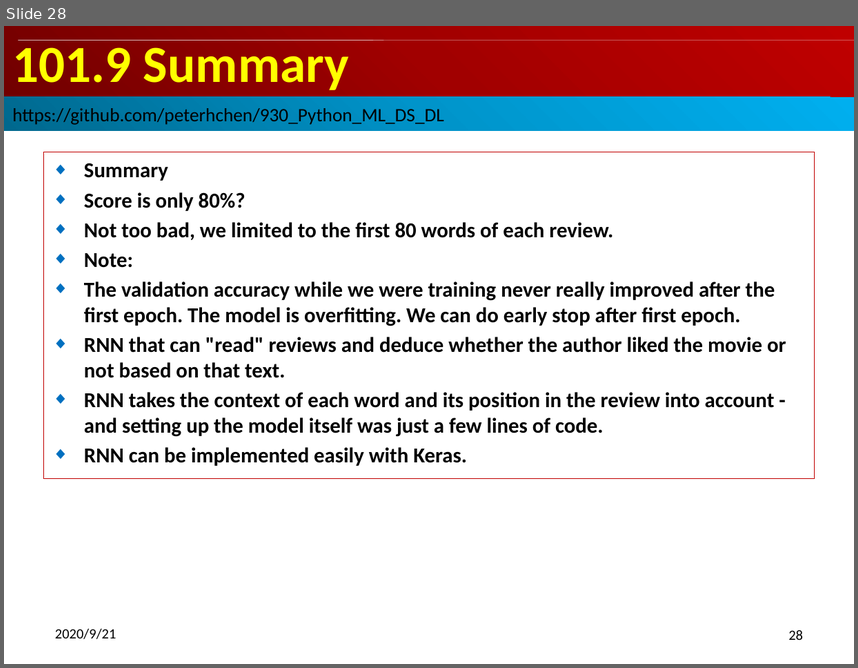
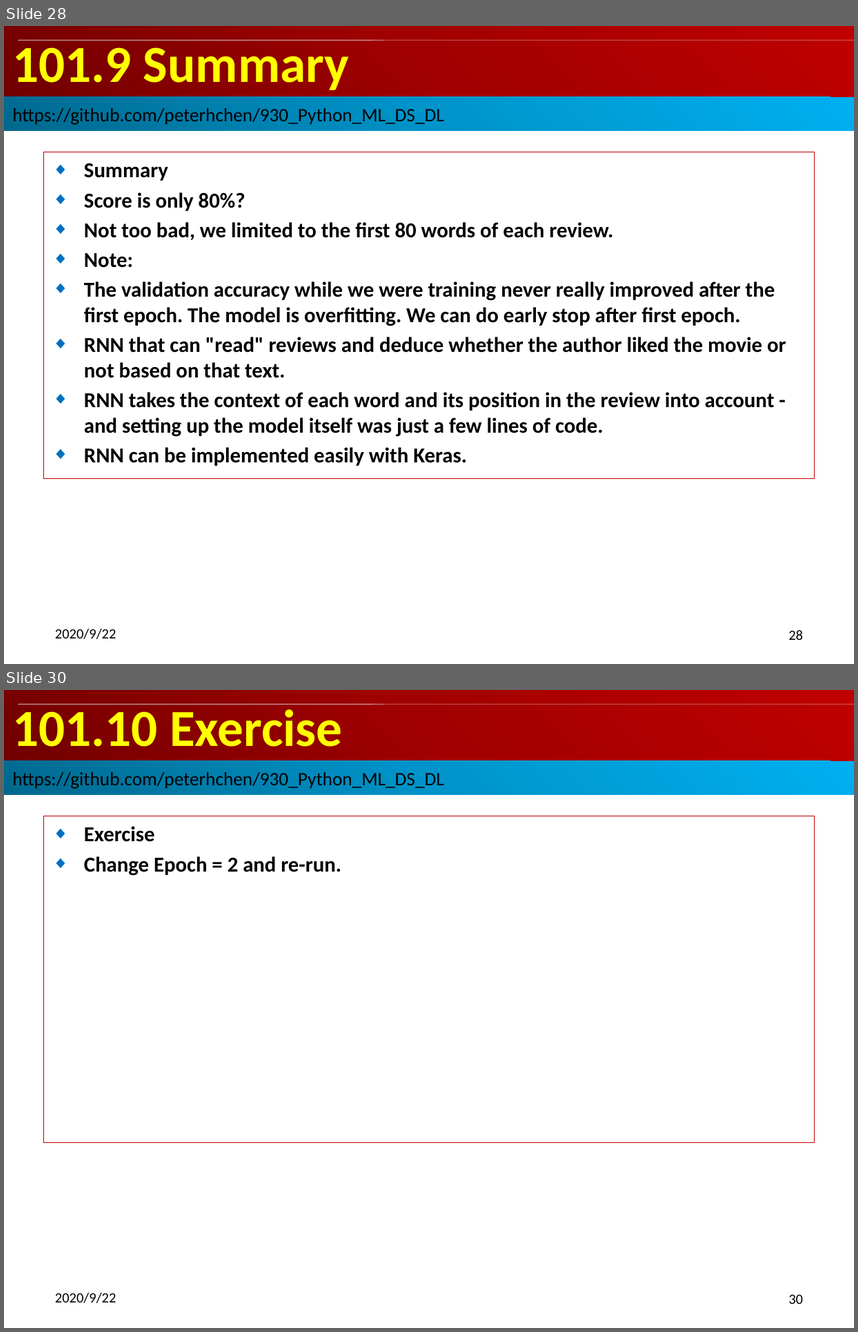
Before and after one commit to peterhchen/900_Python_ML_DS_DL, a slide deck: 101_RNNSentiment.pptx. Shown one above the other, each under a label of ours: slide 28 before the commit, slides 28 and 30 after it; the slides between them are not shown. The pictures are 858x668 and 858x1332 pixels, drawn with LibreOffice and Linux fonts; fonts in the diff are those of the drawing. Boxes give left, top, right and bottom in pixels: in the first picture for what was removed or moved away, otherwise in the second. Text is boxed around its words. In the diff, an @@ line names an element or a change of style, - is before the commit and + after.

```diff
--- a/101_RNNSentiment.pptx
+++ b/101_RNNSentiment.pptx
@@ slide 30 added at [4, 690, 854, 1328], background #FFFFFF @@
@@ title added at [4, 690, 854, 761], fill gradient #720000 to #A20000 to #C00000, 44 pt, text #FFFF00, bold @@
+101.10 Exercise
@@ rectangle added at [18, 704, 384, 704], fill #F9F9F9 @@
@@ rectangle added at [18, 704, 854, 704], fill #F9F9F9 @@
@@ rectangle added at [18, 704, 374, 704], fill #F9F9F9 @@
@@ rectangle added at [4, 761, 854, 795], fill gradient #00688E to #0094CA to #00B0F0, 16 pt, text #000000 @@
+https://github.com/peterhchen/930_Python_ML_DS_DL
@@ subtitle added at [44, 817, 815, 1143], outline #C00000 0.75 pt, 18 pt, text #000000, bold @@
+◆ Exercise
+◆ Change Epoch = 2 and re-run.
@@ text added at [55, 1292, 116, 1303], 12 pt, text #000000 @@
+2020/9/22
@@ page number added at [789, 1294, 803, 1303], 12 pt, text #000000 @@
+30
@@ slide 28 changed as well @@
@@ text at [55, 628, 116, 639]: text changed @@
-2020/9/21
+2020/9/22
```
Also in this commit, not shown: 28 other slides changed, 1 other slide added, 2 other files.
